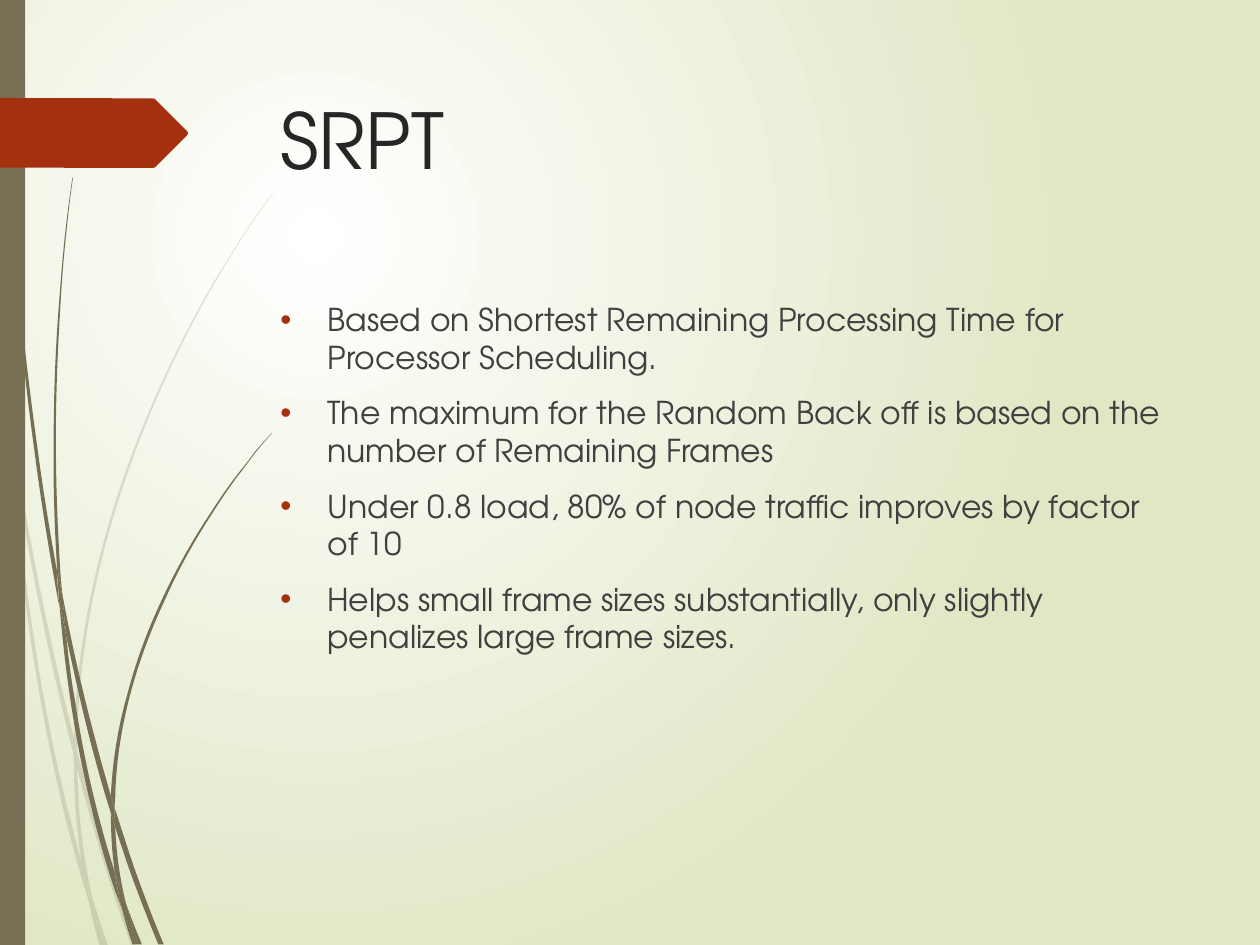
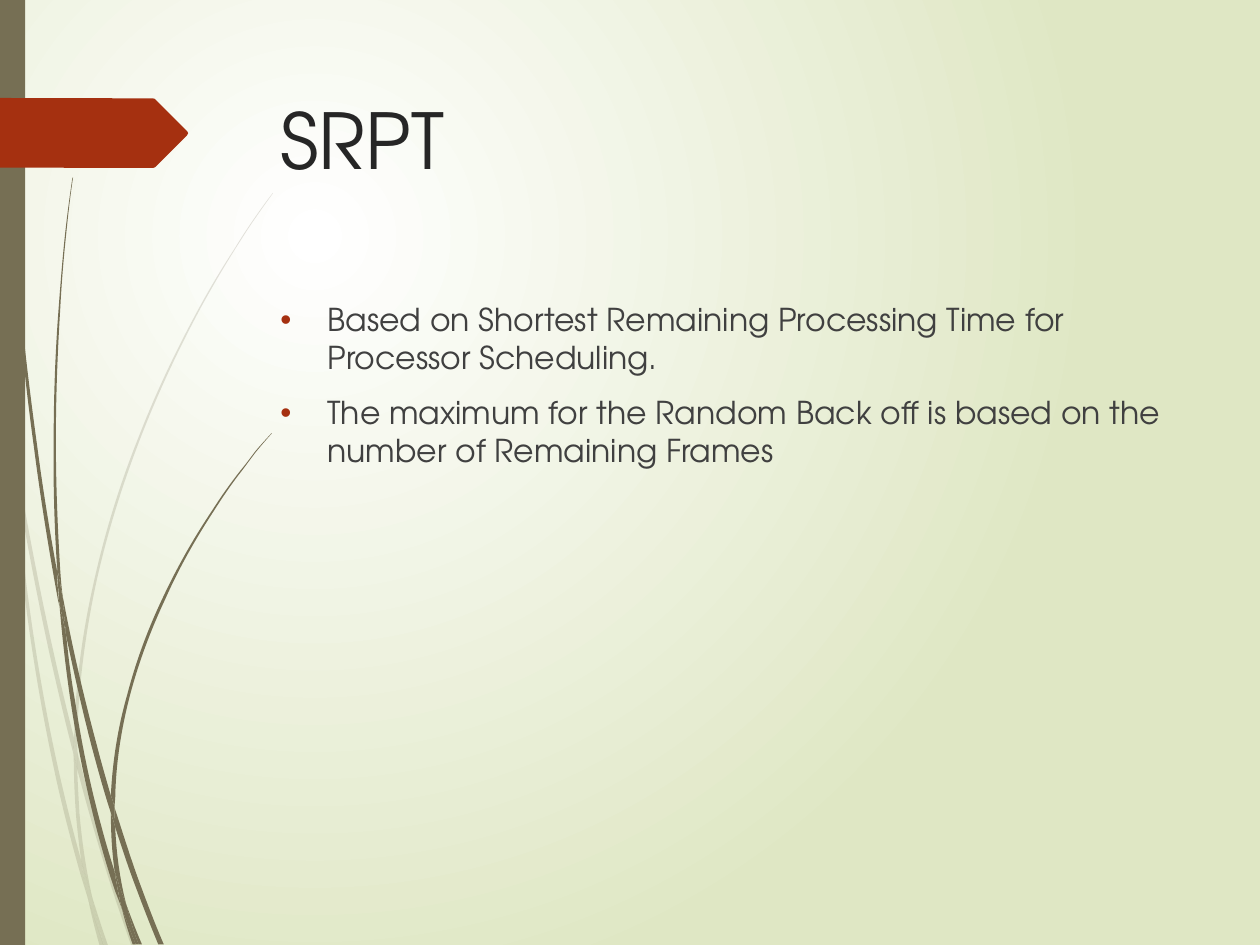
Before and after one commit to Marfle-Bark/myHUMPS, a slide deck: slide 5 of Presentation.pptx (slide 4 before the commit). Drawn at 1260x945 pixels with LibreOffice and Linux fonts; fonts in the diff are those of the drawing. Boxes give left, top, right and bottom in pixels: in the first picture for what was removed or moved away, otherwise in the second. Text is boxed around its words. In the diff, an @@ line names an element or a change of style, - is before the commit and + after.

```diff
--- a/Presentation.pptx
+++ b/Presentation.pptx
@@ text at [328,494,1140,655]: paragraphs removed @@
-• Under 0.8 load, 80% of node traffic improves by factor of 10
-• Helps small frame sizes substantially, only slightly penalizes large frame sizes.
```
Also in this commit, not shown: 2 other slides changed.
